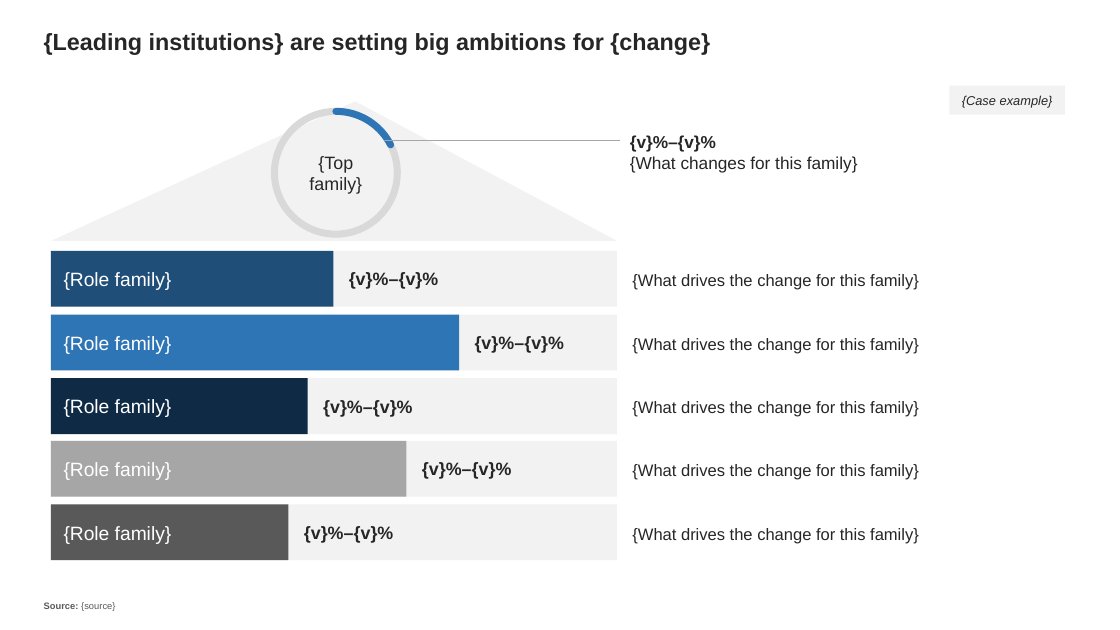
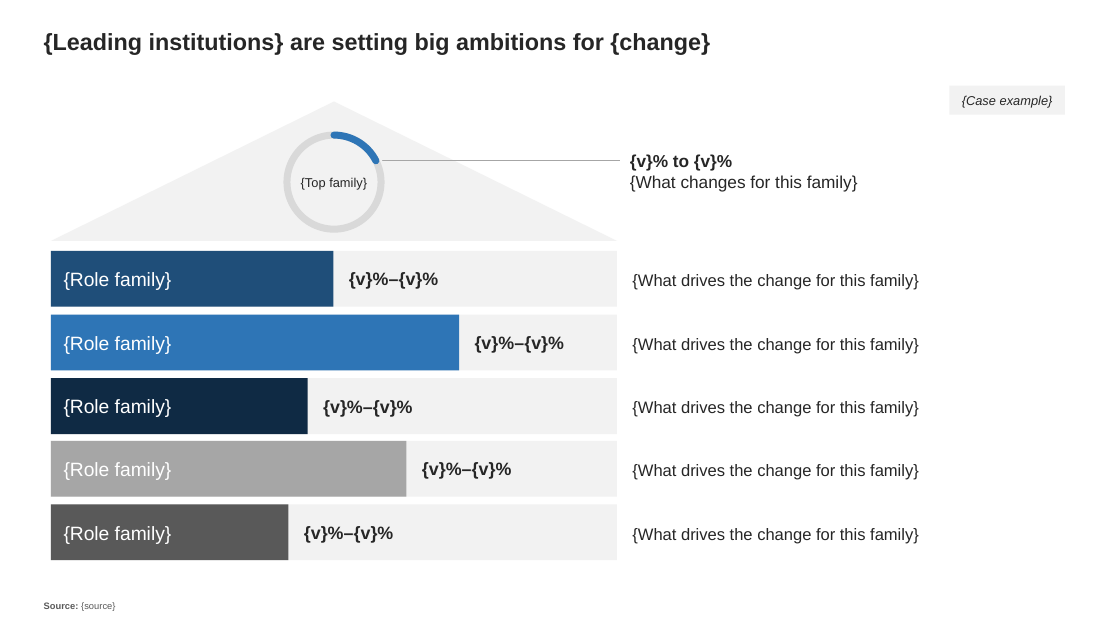
Before and after one commit to hadrien-cordier/sliding, a slide deck: slide 3 of skills/deck/templates/lotH.pptx. Drawn at 1120x630 pixels with LibreOffice and Linux fonts; fonts in the diff are those of the drawing. Boxes give left, top, right and bottom in pixels: in the first picture for what was removed or moved away, otherwise in the second. Text is boxed around its words. In the diff, an @@ line names an element or a change of style, - is before the commit and + after.

```diff
--- a/skills/deck/templates/lotH.pptx
+++ b/skills/deck/templates/lotH.pptx
@@ freeform shape at (51, 102, 618, 241): outline redrawn @@
@@ ellipse: place and size @@
-ellipse at (275, 112, 397, 234)
+ellipse at (287, 135, 381, 229)
@@ ellipse at (287, 135, 381, 229): fill none to #F2F2F2 @@
@@ freeform shape: place and size @@
-freeform shape at (336, 112, 391, 145)
+freeform shape at (334, 135, 376, 161)
@@ text "{Top family}": place and size @@
-text "{Top family}" at (309, 156, 362, 194)
+text "{Top family}" at (301, 177, 367, 190)
@@ text "{Top family}" at (301, 177, 367, 190): size 15.3 to 11 pt @@
@@ line moved from (385, 140) - (620, 140) to (383, 160) - (620, 160) @@
@@ text at (630, 154, 732, 171): text changed @@
-{v}%–{v}%
+{v}% to {v}%
@@ text "{v}% to {v}%": place and size @@
-text "{v}% to {v}%" at (630, 135, 858, 173)
+text "{v}% to {v}%" at (630, 154, 858, 192)
```
Also in this commit, not shown: 1 other slide changed, 14 other files.
